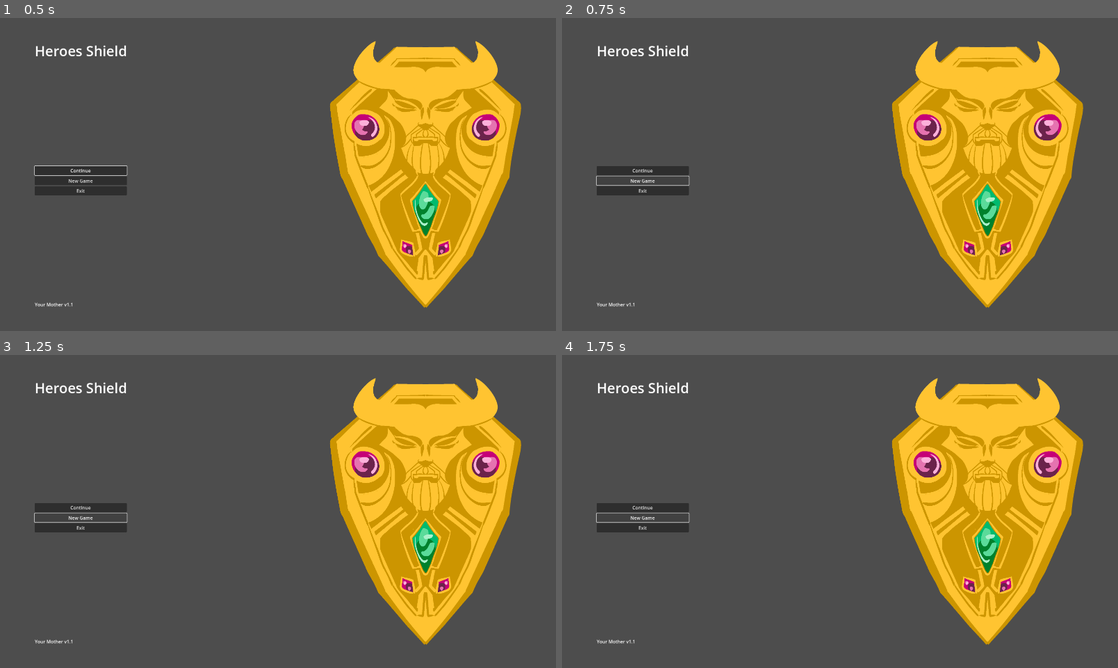
Above: before the commit, frames 1-4 (two rows, left to right).
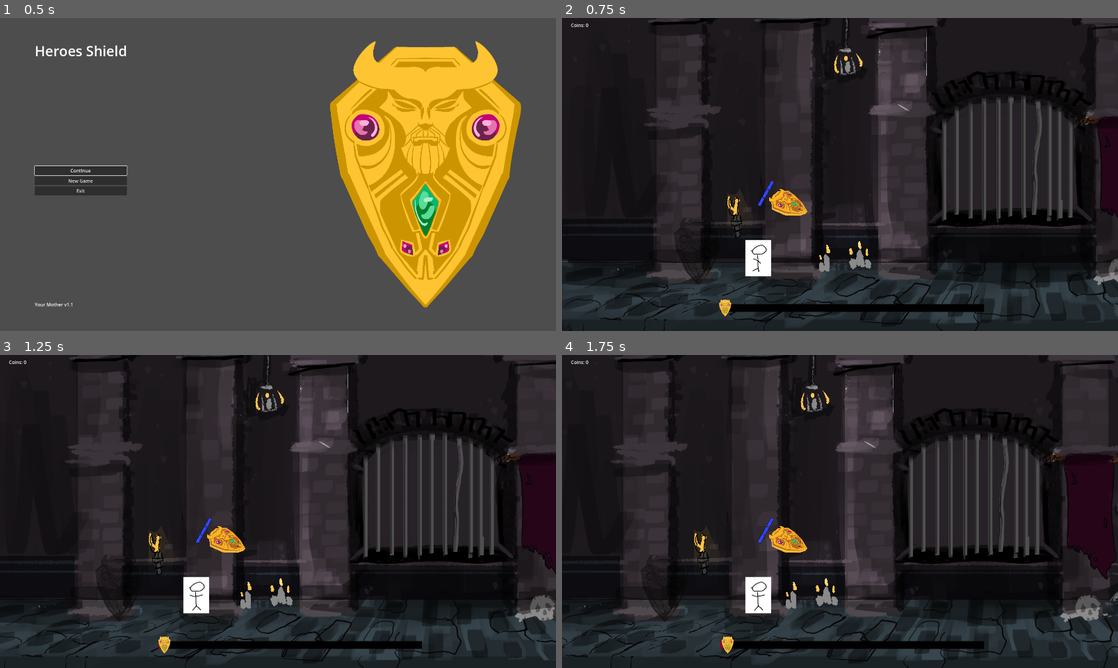
Above: after the commit, the same moments.

Repository: Cookie-Tin-Studios/Heroes-Shield
Game: Godot game, scene res://scenes/menu/main_menu.tscn
The game is run twice, just before and just after one commit, with the same random seed, the same clock (stepped at 60 frames per second) and the same inputs.
Inputs (mouse positions are in pixels of both pictures, inside the frame that each line leads up to):
- Up to frame 1 (0.5 s): no input
- Up to frame 2 (0.75 s): click "New Game" at 0.5 s
- Up to frame 3 (1.25 s): no input
- Up to frame 4 (1.75 s): click (645, 517) at 1.25 s, where only the run before the commit has a clickable "New Game"

Frame 1 is identical in both runs. In frame 2, 95% of the frame differs, in the area x 0-100%, y 0-100%; in frame 3, 95%; in frame 4, 94%.

Commit message:
deleted static mob bat

Diff:
--- a/scenes/main.tscn
+++ b/scenes/main.tscn
@@ -56,6 +56,3 @@
 anchors_preset = 0
 offset_right = 40.0
 offset_bottom = 40.0
-
-[node name="Mob_bat" parent="." instance=ExtResource("6_cpf26")]
-position = Vector2(3216, 426)
